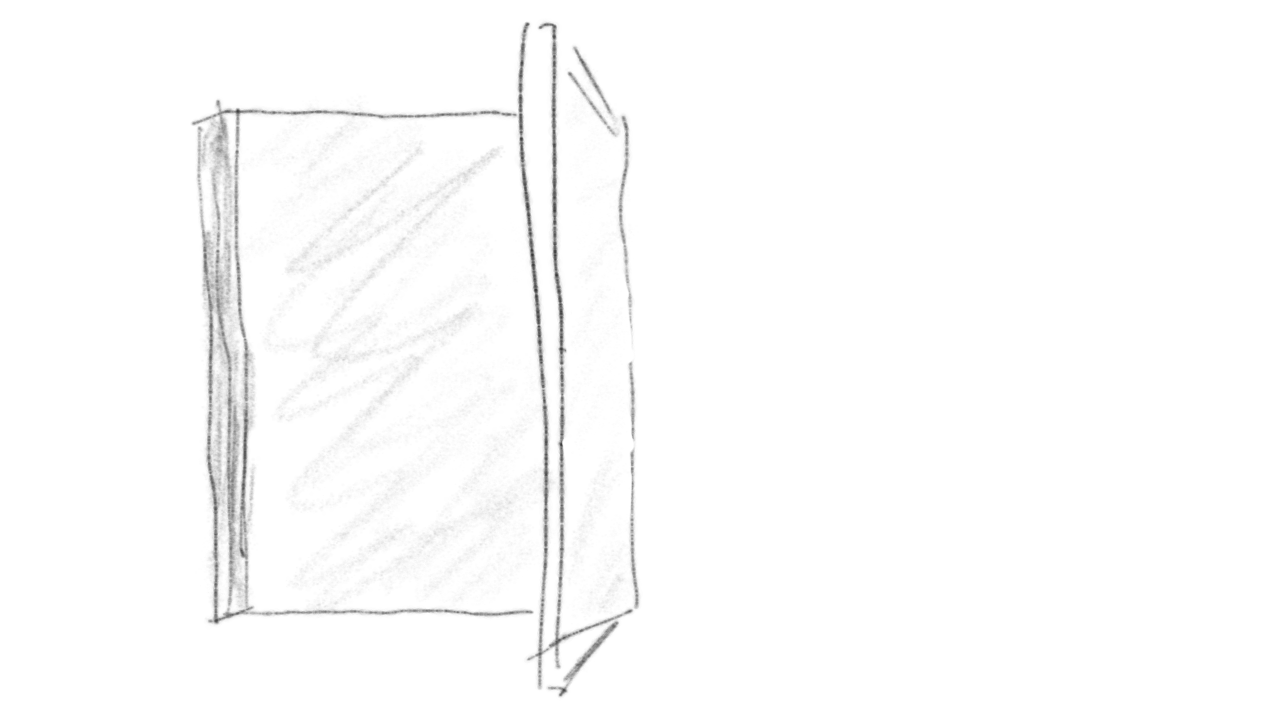
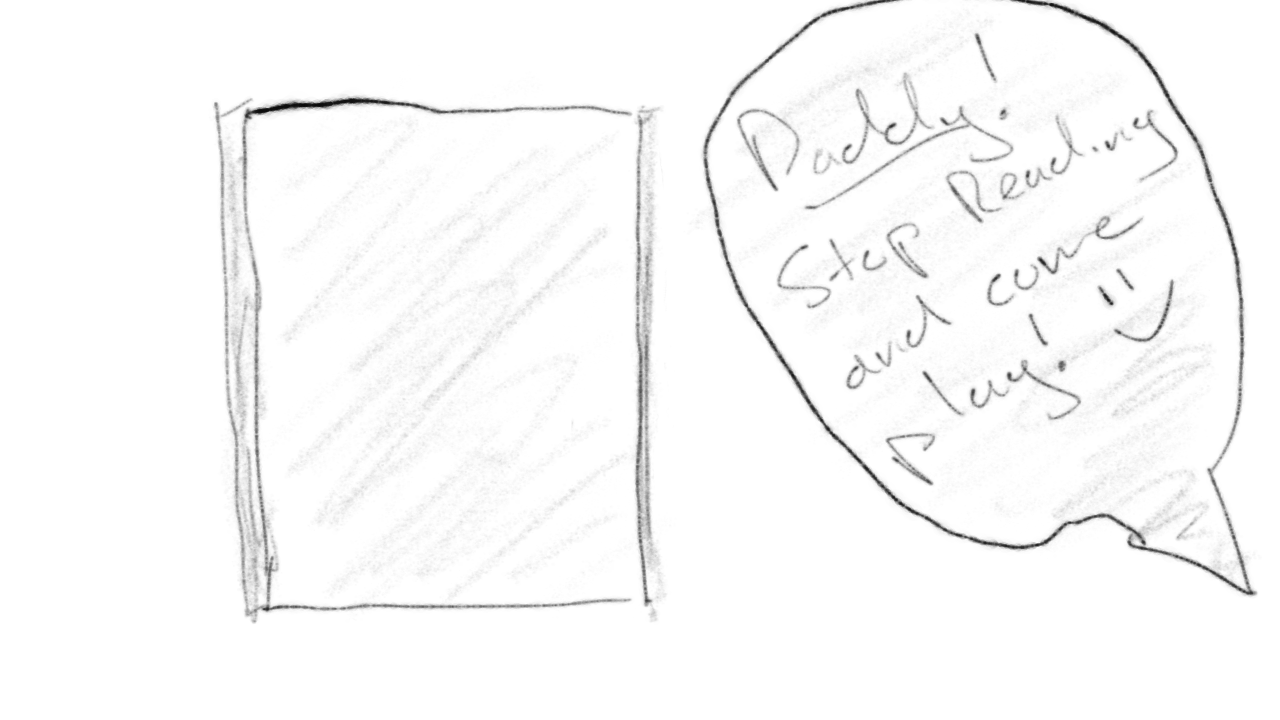
Comparing the layer stacks of the two 1280×720 images. Changes:
added layer "daughter speech bubble" above "back cover open" over <box>640,0,1262,623</box>
hid "back cover open" over <box>190,19,716,699</box>
showed "back cover" over <box>192,19,768,699</box>
